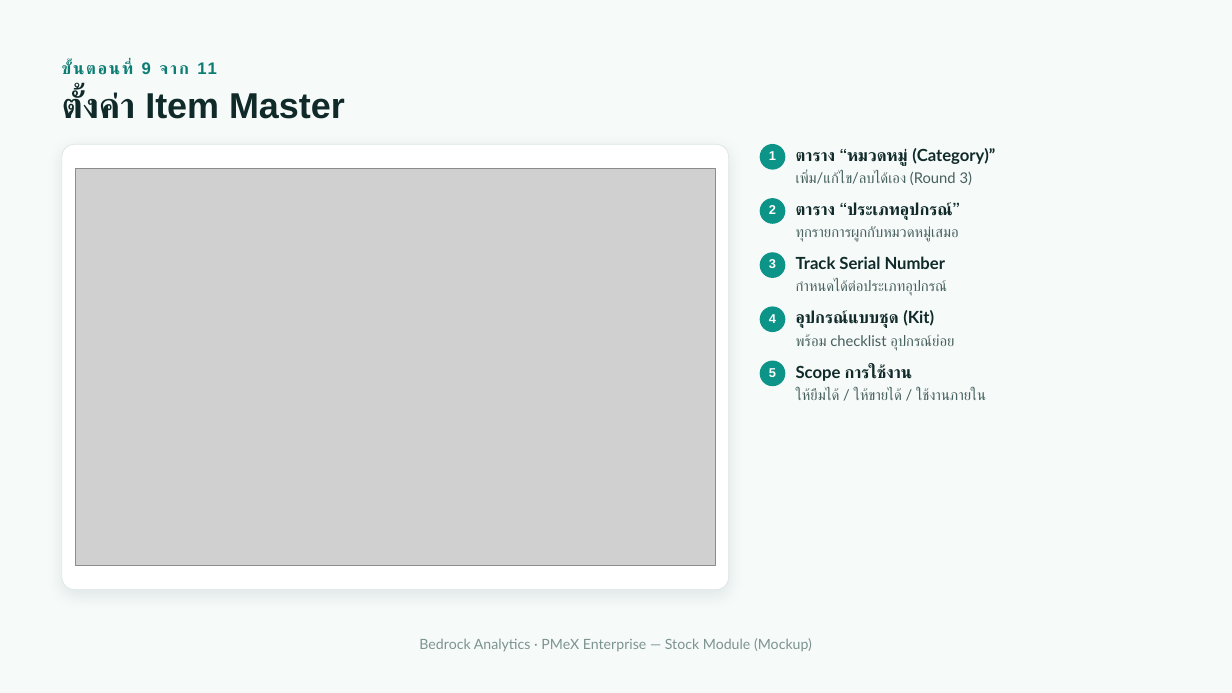
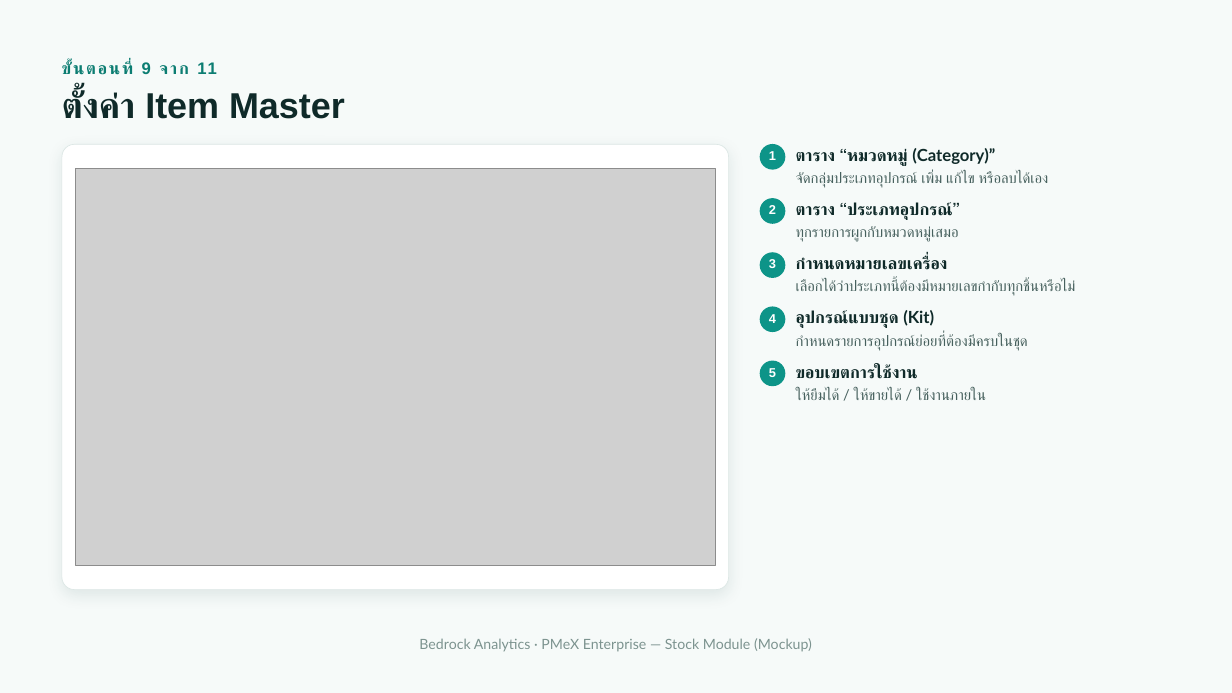
Before and after one commit to LaddaK-Bedrocks/ASSET_STOCK, a slide deck: slide 18 of PMeX Stock Module — Mockup Presentation.pptx (slide 17 before the commit). Drawn at 1232x693 pixels with LibreOffice and Linux fonts; fonts in the diff are those of the drawing; grey boxes stand for pictures. Boxes give left, top, right and bottom in pixels: in the first picture for what was removed or moved away, otherwise in the second. Text is boxed around its words. In the diff, an @@ line names an element or a change of style, - is before the commit and + after.

```diff
--- a/PMeX Stock Module — Mockup Presentation.pptx
+++ b/PMeX Stock Module — Mockup Presentation.pptx
@@ text at (796,171,1049,188): text changed @@
-เพิ่ม/แก้ไข/ลบได้เอง (Round 3)
+จัดกลุ่มประเภทอุปกรณ์ เพิ่ม แก้ไข หรือลบได้เอง
@@ text at (796,257,948,270): text changed @@
-Track Serial Number
+กำหนดหมายเลขเครื่อง
@@ text at (796,280,1076,296): text changed @@
-กำหนดได้ต่อประเภทอุปกรณ์
+เลือกได้ว่าประเภทนี้ต้องมีหมายเลขกำกับทุกชิ้นหรือไม่
@@ text at (796,334,1028,351): text changed @@
-พร้อม checklist อุปกรณ์ย่อย
+กำหนดรายการอุปกรณ์ย่อยที่ต้องมีครบในชุด
@@ text at (796,365,918,379): text changed @@
-Scope การใช้งาน
+ขอบเขตการใช้งาน
```
Also in this commit, not shown: 13 other slides changed, 4 slides added, 3 slides removed, 4 other files.
